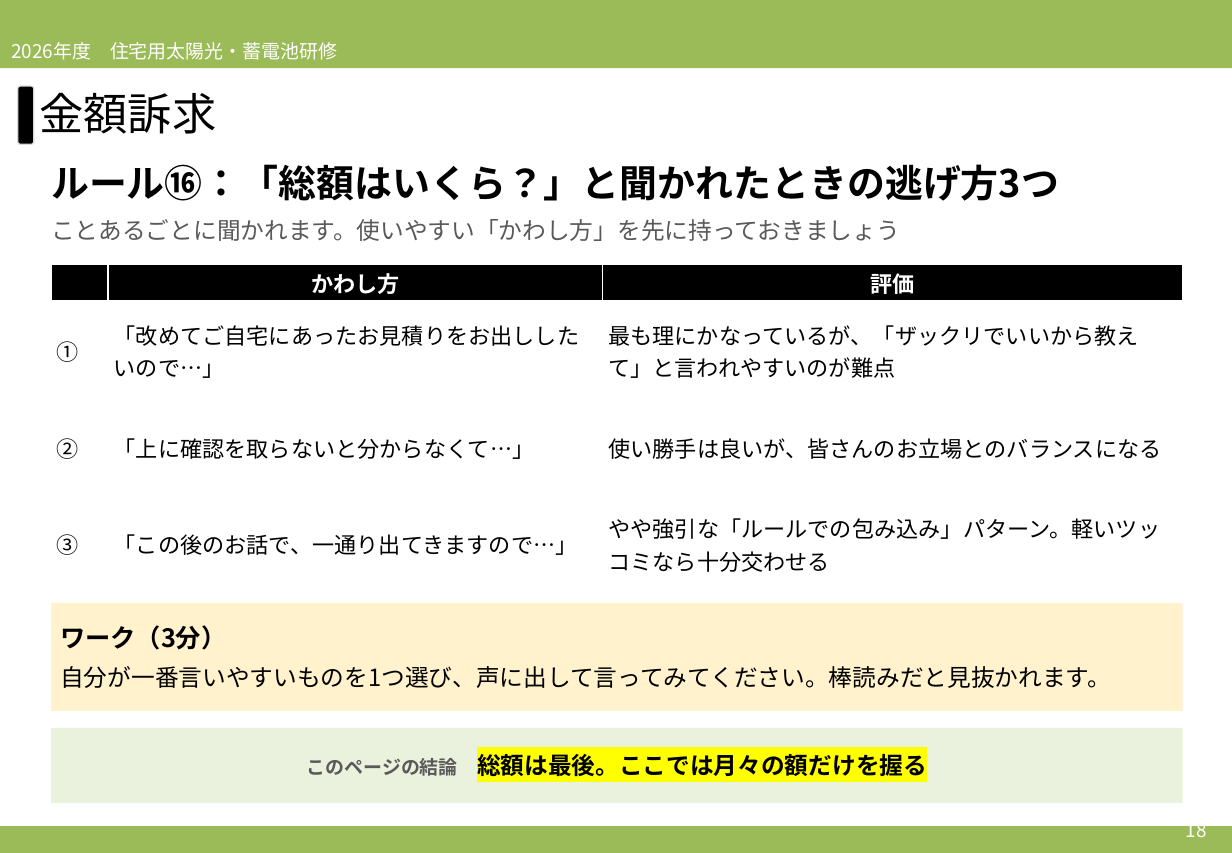
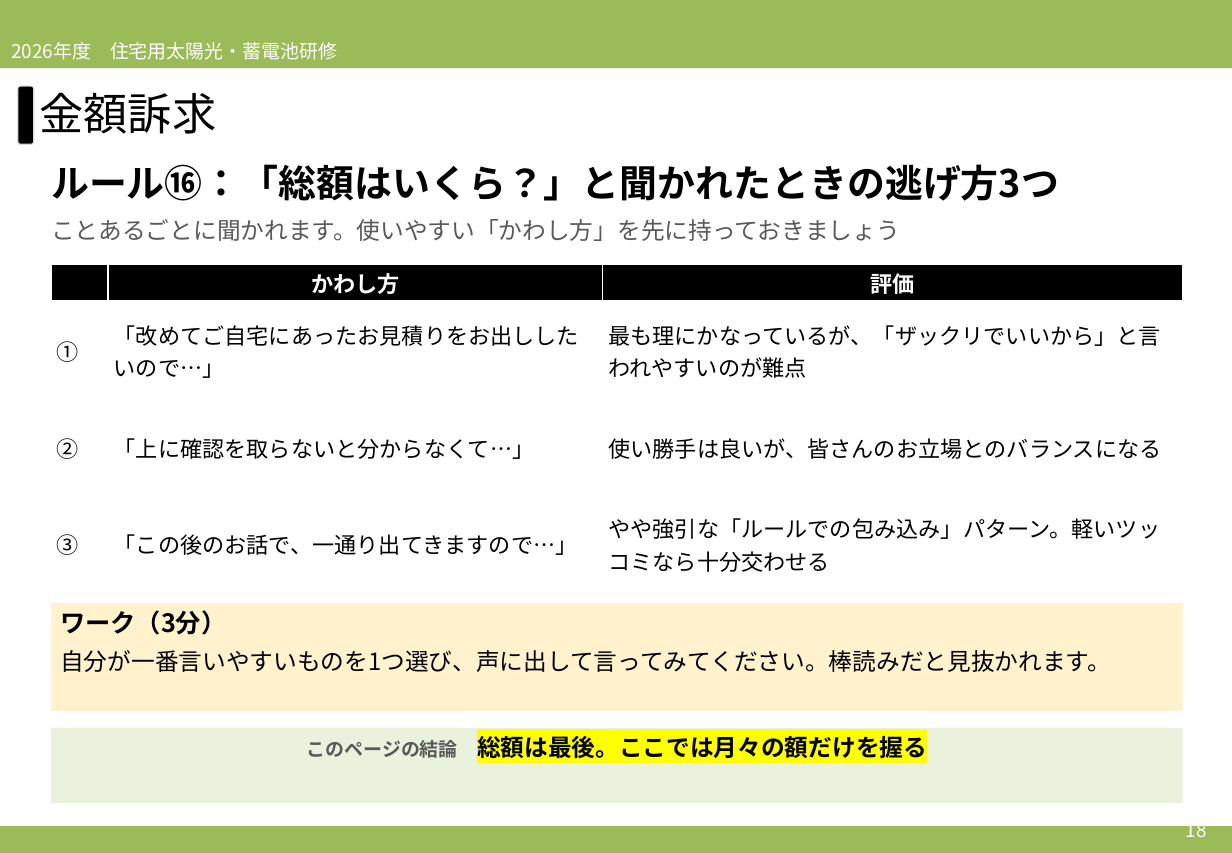
Before and after one commit to soshiro-iki-sys/-, a slide deck: slide 18 of slides/2026営業研修_第4回_時期・料金訴求＆ロープレ.pptx. Drawn at 1232x853 pixels with LibreOffice and Linux fonts; fonts in the diff are those of the drawing. Boxes give left, top, right and bottom in pixels: in the first picture for what was removed or moved away, otherwise in the second. Text is boxed around its words. In the diff, an @@ line names an element or a change of style, - is before the commit and + after.

```diff
--- a/slides/2026営業研修_第4回_時期・料金訴求＆ロープレ.pptx
+++ b/slides/2026営業研修_第4回_時期・料金訴求＆ロープレ.pptx
@@ table at [51, 264, 1183, 593] @@
-row 2, column 3: 最も理にかなっているが、「ザックリでいいから教えて」と言われやすいのが難点
+row 2, column 3: 最も理にかなっているが、「ザックリでいいから」と言われやすいのが難点
@@ rectangle "ワーク（3分）" at [51, 603, 1183, 711]: vertical alignment middle to top @@
@@ rectangle "このページの結論 総額は最後。ここでは月々の額だけを握る" at [51, 728, 1183, 803]: vertical alignment middle to top @@
```
Also in this commit, not shown: 27 other slides changed, 7 other files.
